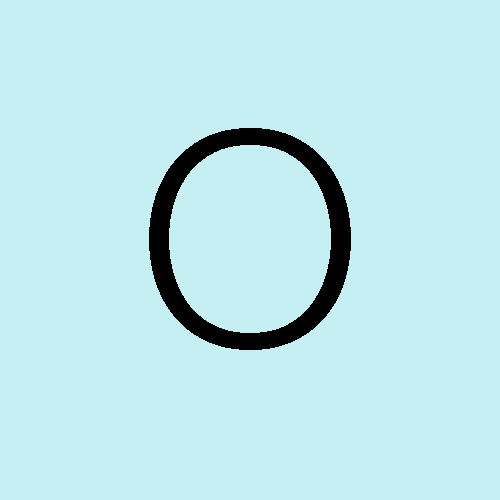
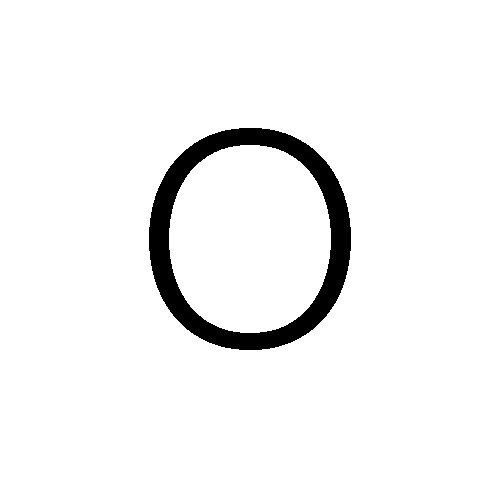
Layers edited between the first and the second 500×500 image:
hid "Layer 0" over left=0, top=0, right=500, bottom=500
